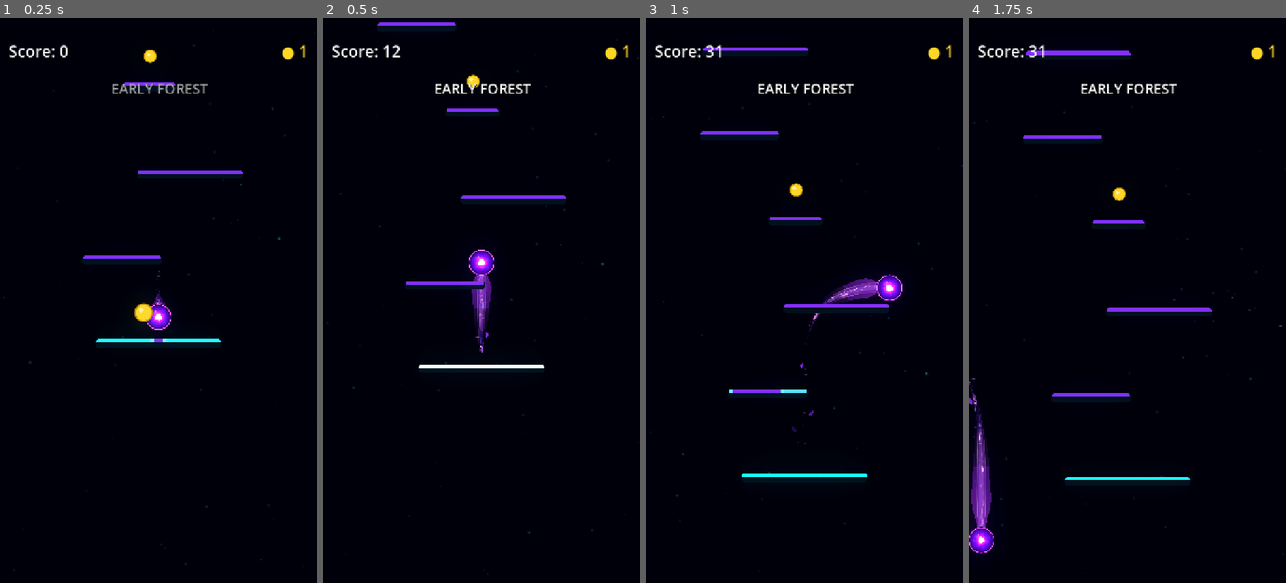
Above: before the commit, frames 1-4 (left to right).
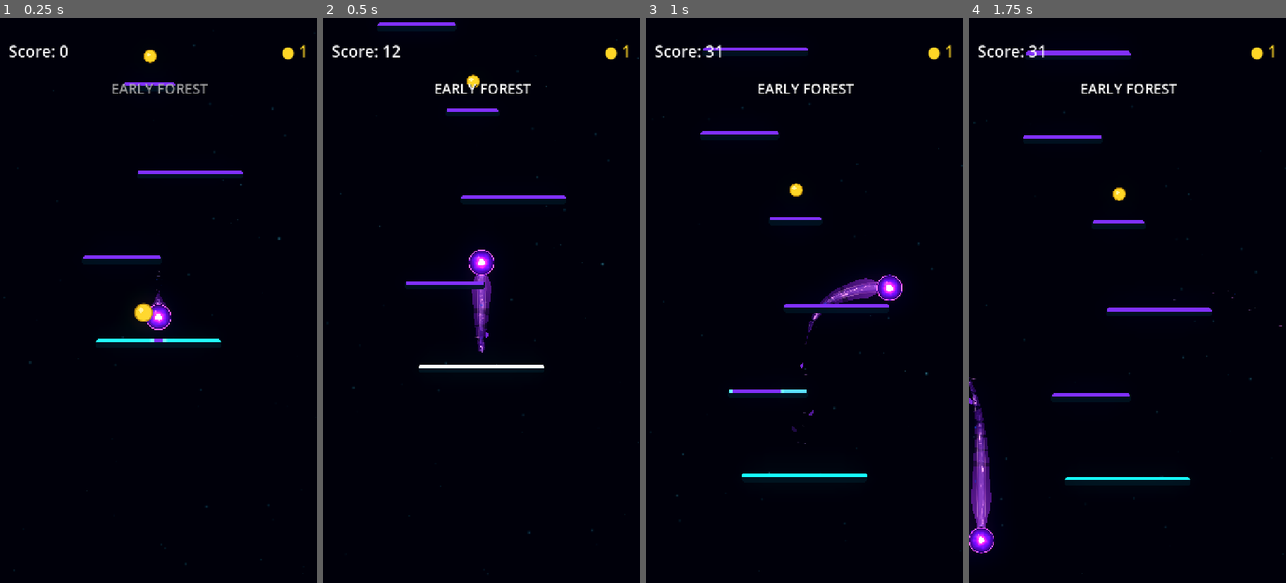
Above: after the commit, the same moments.

Repository: Kryodo/TowerJump
Game: Godot game, scene res://scenes/main.tscn
Same seed, same stepped clock (60 frames per second), same inputs: the game is played once before the commit and once after it.
Inputs (mouse positions are in pixels of both pictures, inside the frame that each line leads up to):
- Up to frame 1 (0.25 s): no input
- Up to frame 2 (0.5 s): no input
- Up to frame 3 (1 s): move the mouse to (874, 272) at 0.52 s; hold Right (ui_right) from 0.53 s (still down); click (874, 272) at 0.67 s
- Up to frame 4 (1.75 s): release Right (ui_right) at 1.25 s; drag from (1064, 328) to (1117, 193) at 1.27 s

Frame 1 is identical in both runs. In frame 2, 0.2% of the frame differs, in the area x 47-53%, y 52-59%; in frame 3, 0.1%; in frame 4, 0.3%, in the area x 0-7%, y 63-79%.

Commit message:
Add container for separated comet geometry

Diff:
--- a/scenes/ball.tscn
+++ b/scenes/ball.tscn
@@ -189,6 +189,9 @@
 material = SubResource("ShaderMaterial_unified_comet")
 z_index = -1
 
+[node name="ShedGeometry" type="Node2D" parent="TrailVisual"]
+z_index = 0
+
 [node name="UnifiedCometContour" type="Line2D" parent="TrailVisual" unique_id=1770062204]
 z_index = 2
 visible = false
